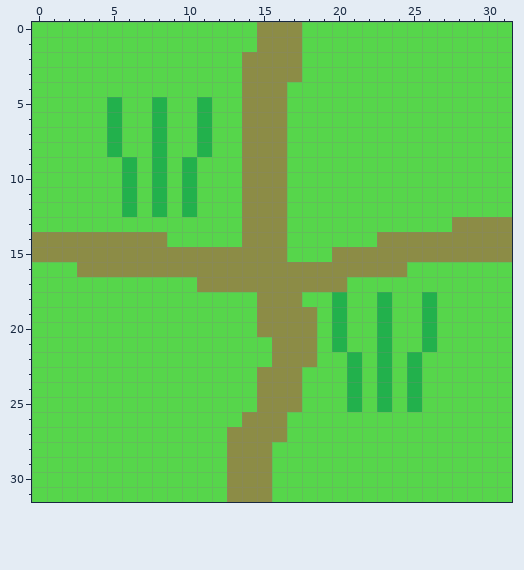
A pixel-art sprite gets an edit: PatriaTerram/PatriaTerram/Content/Building/Road.png. Above, as it was before the edit.
The file is 32x32 pixels. Colours within 5 levels of each other are drawn and written as one.
The same view after the edit:
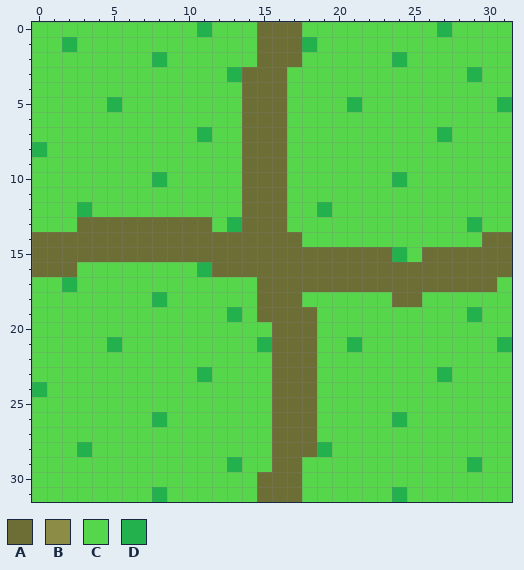
Palette (. is transparent): A #6d6d36  B #8c8c46  C #56d64b  D #22b14c
What changed:
Changed rows in their new state; - is an unchanged pixel.
first column x 0:
 0 -----------D---AAA---------D----
 1 --D------------AAAD-------------
 2 --------D-----CAAA------D-------
 3 -------------DAAAC-----------D--
 4 --------------AAA---------------
 5 --------C--C--AAA----D---------D
 6 -----C--C--C--AAA---------------
 7 -----C--C-----AAA----------D----
 8 D----C--C--C--AAA---------------
 9 ------C-C-C---AAA---------------
10 ------C---C---AAA-------D-------
11 ------C-C-C---AAA---------------
12 ---D--C-C-C---AAA--D------------
13 ---AAAAAAAAA-DAAA-----------CDCC
14 AAAAAAAAAAAAAAAAAA-----CCCCCCCAA
15 AAAAAAAAAAAAAAAAAAAAAAAADCAAAAAA
16 AAACCCCCCCCDAAAAAAAAAAAAAAAAAAAA
17 --D--------CCCCAAAAAAAAAAAAAAAA-
18 --------D------AAA--C--CAAC-----
19 -------------D-AAAA-C--C--C--D--
20 ---------------CAAA-C--C--C-----
21 -----D---------DAAA-CD-C--C----D
22 ----------------AAA--C-C-C------
23 -----------D---CAAA--C-C-C-D----
24 D--------------CAAA--C-C-C------
25 ---------------CAAA--C-C-C------
26 --------D-----CCAAA-----D-------
27 -------------CCCAAA-------------
28 ---D---------CCCAAAD------------
29 -------------DCCAA-----------D--
30 -------------CCAAA--------------
31 --------D----CCAAA------D-------
Where, in picture pixels (left, top, right, bottom), the same in both pictures:
changed: (32, 22, 512, 502)
